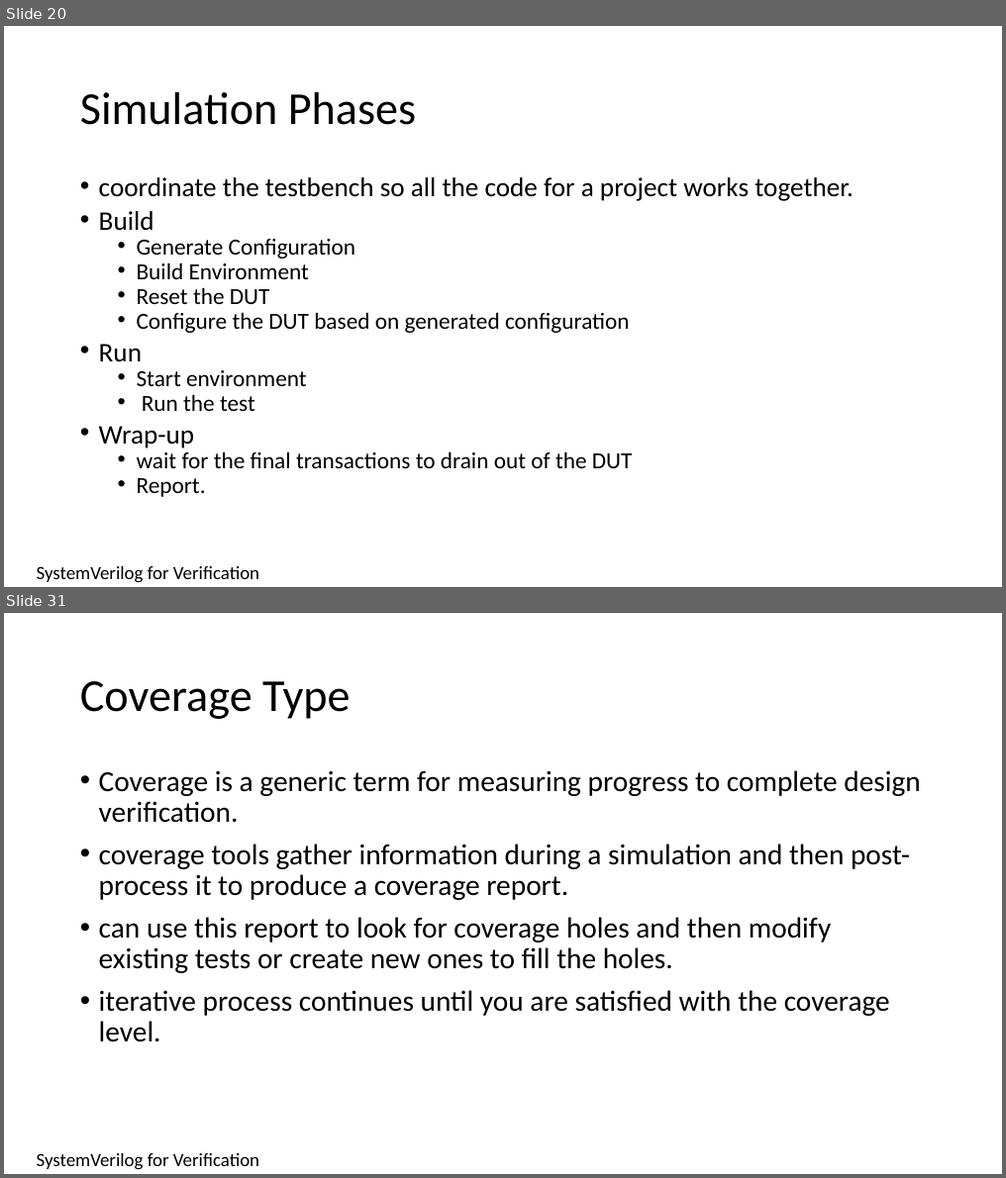
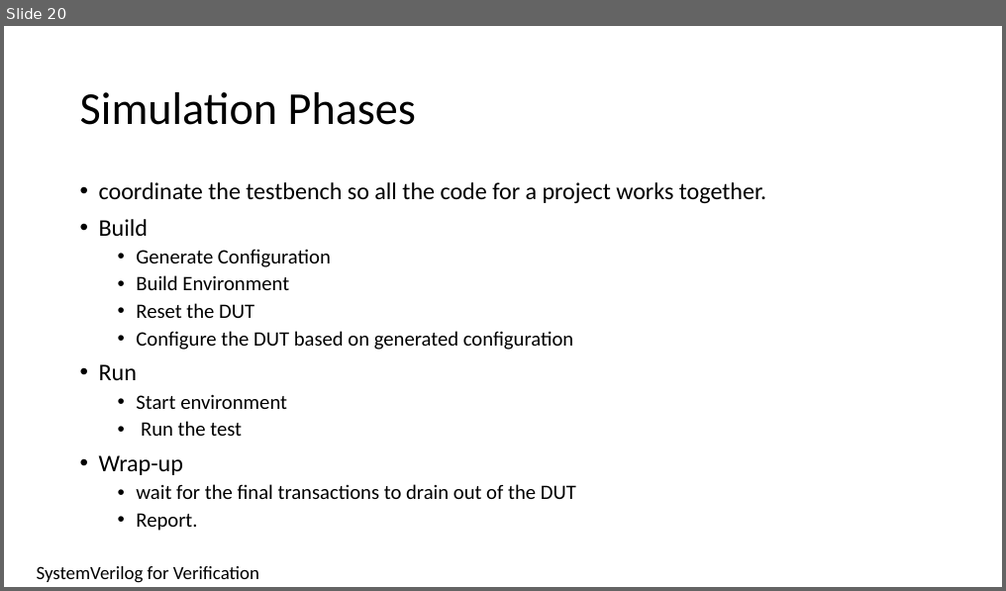
Before and after one commit to isomoye/EEGR471, a slide deck: sections/Segment_6.pptm. Shown one above the other, each under a label of ours: slides 20 and 31 before the commit, slide 20 after it; the slides between them are not shown. The pictures are 1006x1178 and 1006x591 pixels, drawn with LibreOffice and Linux fonts; fonts in the diff are those of the drawing. Boxes give left, top, right and bottom in pixels: in the first picture for what was removed or moved away, otherwise in the second. Text is boxed around its words. In the diff, an @@ line names an element or a change of style, - is before the commit and + after.

```diff
--- a/sections/Segment_6.pptm
+++ b/sections/Segment_6.pptm
@@ slide 31 removed at bbox=[4, 613, 1002, 1174], background #FFFFFF @@
@@ title removed at bbox=[80, 681, 350, 719] @@
-Coverage Type
@@ text removed at bbox=[99, 770, 921, 1043] @@
-• Coverage is a generic term for measuring progress to complete design verification.
-• coverage tools gather information during a simulation and then post-process it to produce a coverage report.
-• can use this report to look for coverage holes and then modify existing tests or create new ones to fill the holes.
-• iterative process continues until you are satisfied with the coverage level.
@@ text removed at bbox=[37, 1154, 259, 1170] @@
-SystemVerilog for Verification
@@ slide 20 changed as well @@
@@ text "coordinate the testbench so all ..." at bbox=[99, 182, 766, 531]: size 25.9 to 23 pt in "coordinate the testbench so all the code ...", "Build", "Run", "Wrap-up"; size 22.2 to 19.7 pt in "Generate Configuration", "Build Environment", "Reset the DUT", "Configure the DUT based on generated configuration" and 4 more places; line spacing 0.7 to 0.9 @@
```
Also in this commit, not shown: 1 other slide changed, 49 other slides removed, 3 other files.
